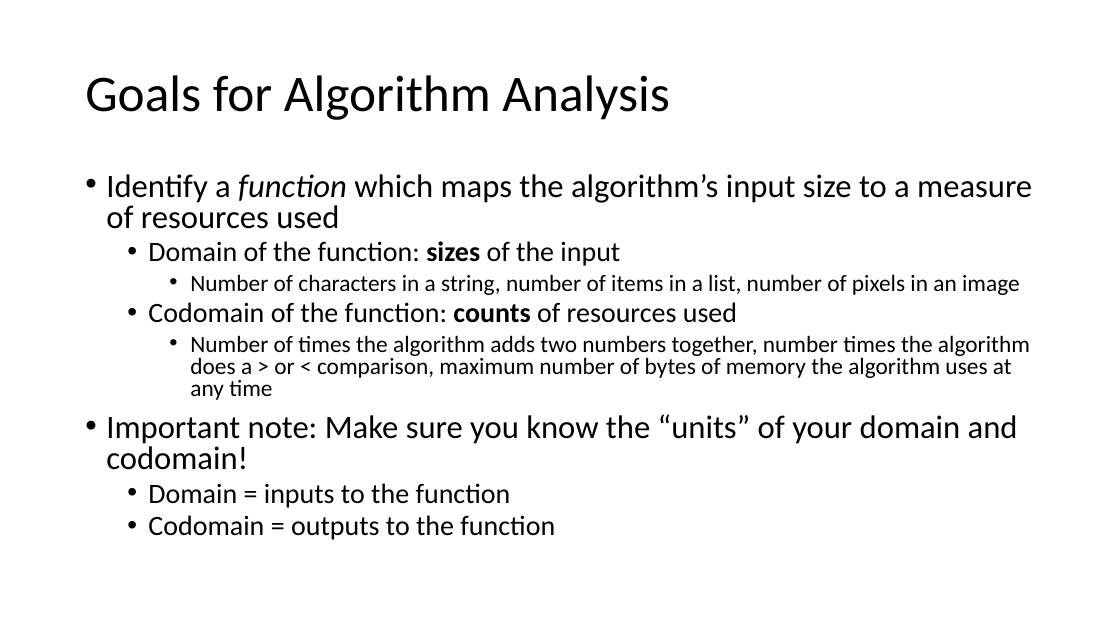
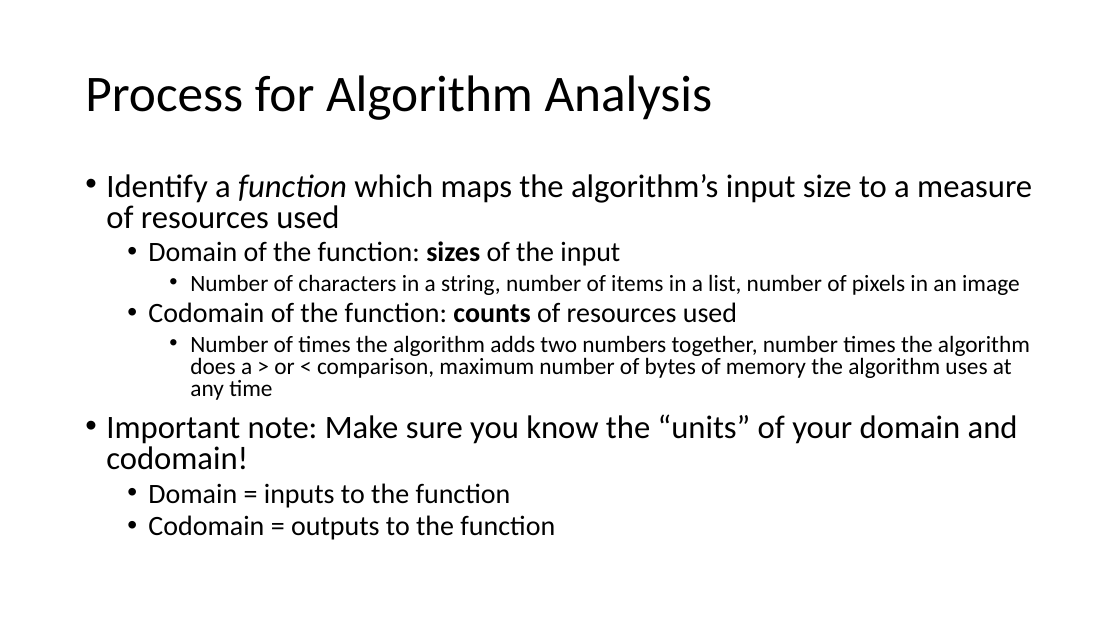
Before and after one commit to natebrunelle/cse332, a slide deck: slide 3 of markdown/files/slides/lecture4_analysis2_pqs.pptx (slide 2 before the commit). Drawn at 1120x630 pixels with LibreOffice and Linux fonts; fonts in the diff are those of the drawing. Boxes give left, top, right and bottom in pixels: in the first picture for what was removed or moved away, otherwise in the second. Text is boxed around its words. In the diff, an @@ line names an element or a change of style, - is before the commit and + after.

```diff
--- a/markdown/files/slides/lecture4_analysis2_pqs.pptx
+++ b/markdown/files/slides/lecture4_analysis2_pqs.pptx
@@ title at (85, 75, 713, 120): text changed @@
-Goals for Algorithm Analysis
+Process for Algorithm Analysis
```
Also in this commit, not shown: 12 other slides changed, 4 slides added, 5 slides removed, 4 other files.
